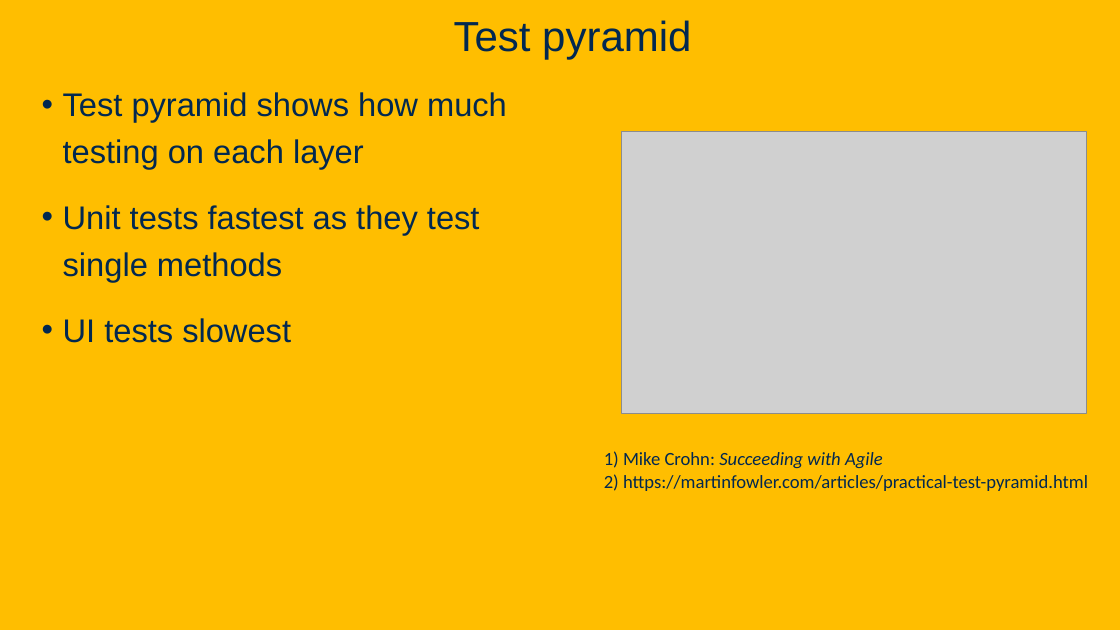
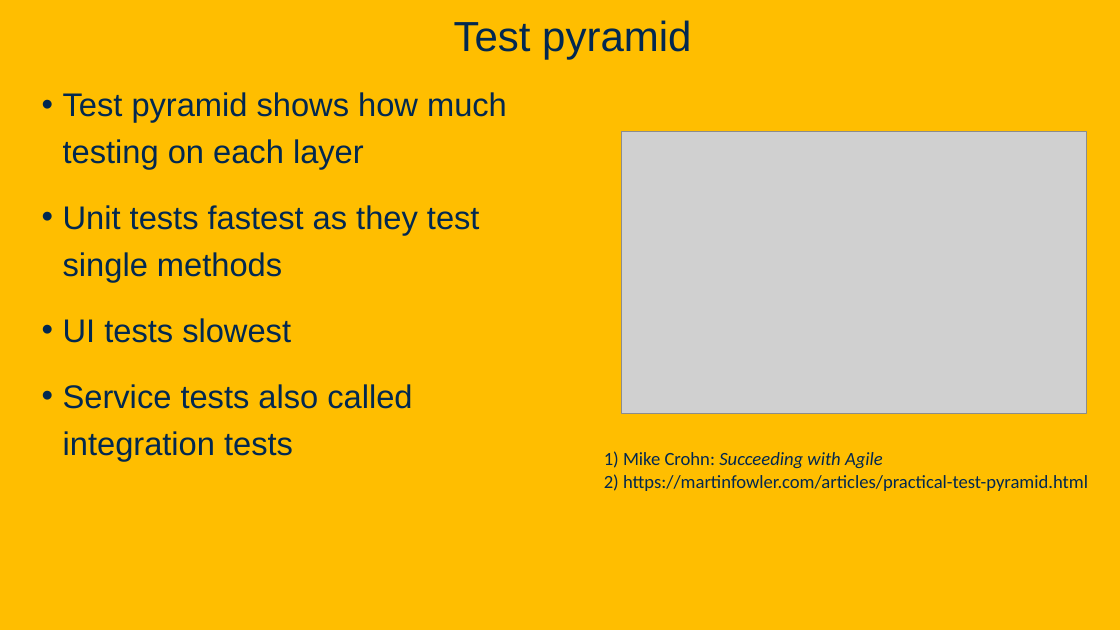
Before and after one commit to davsec-teaching/ecs160-f25, a slide deck: slide 4 of slides/4_unit_testing_mocking_frameworks_CI.pptx. Drawn at 1120x630 pixels with LibreOffice and Linux fonts; fonts in the diff are those of the drawing; grey boxes stand for pictures; background and template pictures are left out. Boxes give left, top, right and bottom in pixels: in the first picture for what was removed or moved away, otherwise in the second. Text is boxed around its words. In the diff, an @@ line names an element or a change of style, - is before the commit and + after.

```diff
--- a/slides/4_unit_testing_mocking_frameworks_CI.pptx
+++ b/slides/4_unit_testing_mocking_frameworks_CI.pptx
@@ text at (x1=63, y1=384, x2=412, y2=461): paragraph added @@
+• Service tests also called integration tests
```
Also in this commit, not shown: 1 other slide changed, 3 slides added, 2 other files.
